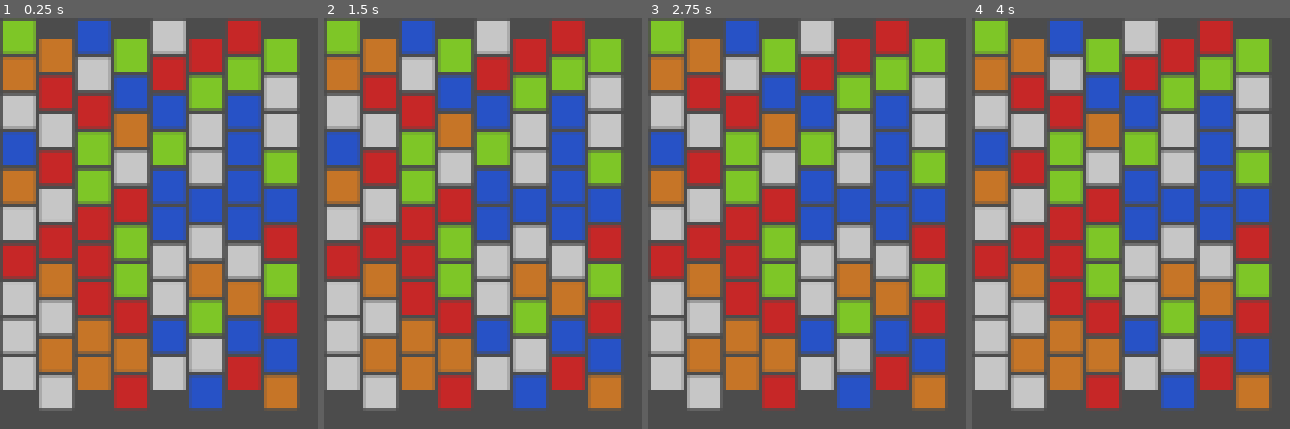
Above: before the commit, frames 1-4 (left to right).
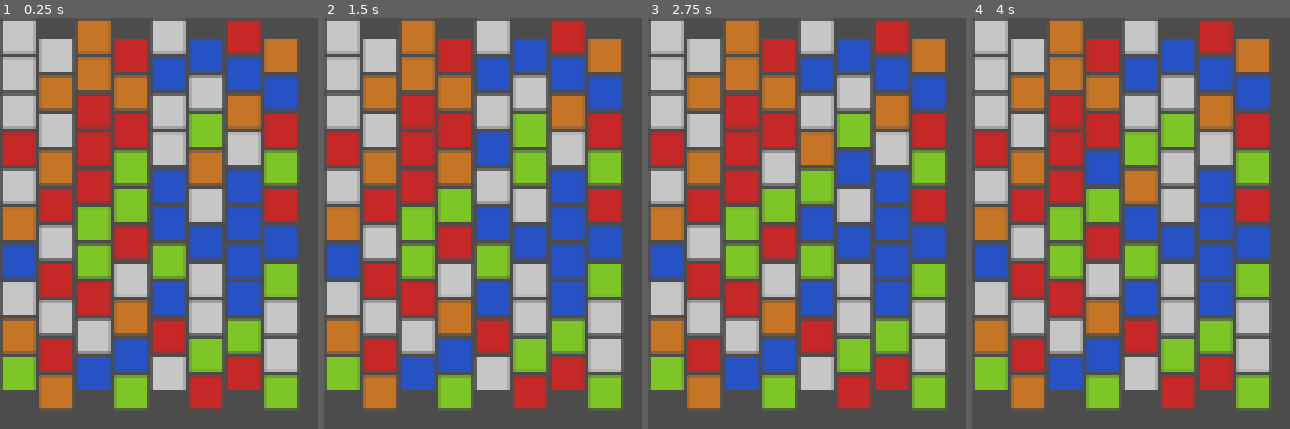
Above: after the commit, the same moments.

Repository: umxprime/puzzlebattles
Game: Godot game, scene res://Main.tscn
The game is run twice, just before and just after one commit, with the same random seed, the same clock (stepped at 60 frames per second) and the same inputs.
Inputs (mouse positions are in pixels of both pictures, inside the frame that each line leads up to):
- Up to frame 1 (0.25 s): no input
- Up to frame 2 (1.5 s): tap Enter at 0.5 s; move the mouse to (outside the picture) at 0.52 s; click (outside the picture) at 0.67 s; tap Space at 1.25 s; move the mouse to (outside the picture) at 1.27 s; click (outside the picture) at 1.42 s
- Up to frame 3 (2.75 s): tap Enter at 2 s; move the mouse to (outside the picture) at 2.02 s; click (outside the picture) at 2.17 s
- Up to frame 4 (4 s): tap Space at 2.75 s; move the mouse to (outside the picture) at 2.77 s; click (outside the picture) at 2.92 s; tap Enter at 3.5 s; move the mouse to (outside the picture) at 3.52 s; click (outside the picture) at 3.67 s

The runs differ from the first frame. In frame 1, 55% of the frame differs, in the area x 0-94%, y 0-96%; in frame 2, 56%; in frame 3, 55%; in frame 4, 55%.

Commit message:
Set grid cursor and rotate diamonds with mouse press

Diff:
--- a/Block.tscn
+++ b/Block.tscn
@@ -1,4 +1,6 @@
-[gd_scene load_steps=9 format=2]
+[gd_scene load_steps=10 format=2]
+
+[ext_resource path="res://Nodes/BlockNode.gd" type="Script" id=1]
 
 [sub_resource type="VisualShaderNodeColorUniform" id=1]
 output_port_for_preview = 0
@@ -65,7 +67,8 @@
 shader = SubResource( 2 )
 shader_param/ColorUniform = Color( 0.78, 0.78, 0.78, 1 )
 
-[node name="Node2D" type="Node2D"]
+[node name="BlockNode" type="Node2D"]
+script = ExtResource( 1 )
 
 [node name="A" type="MeshInstance2D" parent="."]
 visible = false
--- a/Models/GridModel.gd
+++ b/Models/GridModel.gd
@@ -6,6 +6,8 @@
 	func _init(row:int, column:int):
 		self.row = row
 		self.column = column
+	func _to_string():
+		return "row:%d,column:%d" % [self.row, self.column]
 	func copy() -> GridCoordinate:
 		return GridCoordinate.new(row, column)
 
@@ -16,23 +18,26 @@
 		_grid = grid
 		_pos = pos
 	func position()->GridCoordinate:
-		return _pos
+		return _pos.copy()
 	func moveTo(direction:int):
 		var newPos = _pos.copy()
 		match direction:
 			Direction.Up:
-				newPos.y += 1
+				newPos.row += 1
 			Direction.Down:
-				newPos.y -= 1
+				newPos.row -= 1
 			Direction.Left:
-				newPos.x -= 1
+				newPos.column -= 1
 			Direction.Right:
-				newPos.x += 1
-		if (newPos.x < 1 || newPos.x == _grid.columns() - 1):
+				newPos.column += 1
+		setPosition(newPos)
+	func setPosition(pos:GridCoordinate):
+		if (pos.column < 1 || pos.column == _grid.columns() - 1):
 			return
-		if (newPos.y < 0 || newPos.y == _grid.rows() - 1):
+		if (pos.row < 0 || pos.row == _grid.rows() - 1):
 			return
-		_pos = newPos
+		_pos.column = pos.column
+		_pos.row = pos.row
 
 class Cell:
 	enum BlockType {
@@ -53,12 +58,12 @@
 		_grid = grid
 		_type = type
 	func position() -> GridCoordinate:
-		return _pos
+		return _pos.copy()
 	func setPosition(pos:GridCoordinate):
 		_pos.row = pos.row
 		_pos.column = pos.column
 	func cellAt(location:int) -> Cell:
-		var pos = _pos.copy()
+		var pos = position()
 		match location:
 			Location.Over:
 				pos.row += 1
@@ -66,11 +71,17 @@
 				pos.row -= 1
 			Location.LeftSide:
 				pos.column -= 1
+				if pos.column%2==1:
+					pos.row +=1
 			Location.RightSide:
 				pos.column += 1
+				if pos.column%2==1:
+					pos.row +=1
 			_:
 				return null
 		return _grid.cellAt(pos)
+	func process(delta):
+		pass
 
 
 enum Location {
@@ -116,9 +127,11 @@
 func move(cell:Cell, pos:GridCoordinate):
 	cell.setPosition(pos)
 	_cells[cellIndex(pos)] = cell
+func cursor()->CursorModel:
+	return _cursor
 func swap(from:Cell, to:Cell):
-	var fromPos = from.position().copy()
-	var toPos = to.position().copy()
+	var fromPos = from.position()
+	var toPos = to.position()
 	move(from, toPos)
 	move(to, fromPos)
 func rotate(rotation:int):
@@ -147,17 +160,3 @@
 			type = randi() % (Cell.BlockType.U-Cell.BlockType.A+1) + Cell.BlockType.A
 			cell = Cell.new(self, pos, type)
 			_cells.append(cell)
-
-# Declare member variables here. Examples:
-# var a = 2
-# var b = "text"
-
-
-# Called when the node enters the scene tree for the first time.
-func _ready():
-	pass # Replace with function body.
-
-
-# Called every frame. 'delta' is the elapsed time since the previous frame.
-#func _process(delta):
-#	pass
--- /dev/null
+++ b/Nodes/BlockNode.gd
@@ -0,0 +1,48 @@
+extends Node2D
+
+class_name BlockNode
+
+var _cell:GridModel.Cell
+var _visible:bool = true
+
+func init(cell:GridModel.Cell):
+	_cell = cell
+	_node().visible = _visible
+	updatePosition()
+
+func updatePosition():
+	var x:int = _cell.position().column*16 + 8
+	var y:int = (_cell._grid.rows()-_cell.position().row-1)*16 + 8 + (_cell.position().column%2) * 8
+	position = Vector2(x, y)
+
+func setVisible(value:bool):
+	if value == _visible:
+		return
+	_visible = value
+	var node:Node2D = _node()
+	if node == null:
+		return
+	node.visible = value
+
+func _node() -> Node2D:
+	match _cell._type:
+		GridModel.Cell.BlockType.A:
+			return get_node("A") as Node2D
+		GridModel.Cell.BlockType.E:
+			return get_node("E") as Node2D
+		GridModel.Cell.BlockType.I:
+			return get_node("I") as Node2D
+		GridModel.Cell.BlockType.O:
+			return get_node("O") as Node2D
+		GridModel.Cell.BlockType.U:
+			return get_node("U") as Node2D
+		_:
+			return null
+
+func _ready():
+	pass # Replace with function body.
+
+func _input(event):
+	if event is InputEventMouseMotion:
+		if make_input_local(event).position.length_squared() < 64:
+			_cell._grid.cursor().setPosition(_cell.position())
--- a/Nodes/GridNode.gd
+++ b/Nodes/GridNode.gd
@@ -1,10 +1,6 @@
 extends Node2D
 
 class_name GridNode
-
-# Declare member variables here. Examples:
-# var a = 2
-# var b = "text"
 
 var _block = preload("res://Block.tscn")
 var _gridModel:GridModel
@@ -17,23 +13,18 @@
 	for row in range(0,_gridModel.rows()):
 		for column in range(0,_gridModel.columns()):
 			var cell = _gridModel.cellAt(GridModel.GridCoordinate.new(row,column))
-			var blockInstance:Node2D = _block.instance()
-			blockInstance.position = Vector2(column*16 + 8, row*16 + 8 + (column%2) * 8)
-			match cell._type:
-				cell.BlockType.A:
-					blockInstance.get_node("A").visible = true
-				cell.BlockType.E:
-					blockInstance.get_node("E").visible = true
-				cell.BlockType.I:
-					blockInstance.get_node("I").visible = true
-				cell.BlockType.O:
-					blockInstance.get_node("O").visible = true
-				cell.BlockType.U:
-					blockInstance.get_node("U").visible = true
-			add_child(blockInstance)
-	pass # Replace with function body.
+			var block:BlockNode = _block.instance()
+			block.init(cell)
+			add_child(block)
 
-
-# Called every frame. 'delta' is the elapsed time since the previous frame.
-#func _process(delta):
-#	pass
+func _input(event):
+	if event is InputEventMouseButton:
+		if event.pressed:
+			print("",event.button_index)
+			if event.button_index == 1:
+				_gridModel.rotate(GridModel.Rotation.Clockwise)
+			else:
+				_gridModel.rotate(GridModel.Rotation.CounterClockwize)
+			for child in get_children():
+				if child is BlockNode:
+					(child as BlockNode).updatePosition()
--- a/project.godot
+++ b/project.godot
@@ -9,6 +9,11 @@
 config_version=4
 
 _global_script_classes=[ {
+"base": "Node2D",
+"class": "BlockNode",
+"language": "GDScript",
+"path": "res://Nodes/BlockNode.gd"
+}, {
 "base": "Reference",
 "class": "GridModel",
 "language": "GDScript",
@@ -25,6 +30,7 @@
 "path": "res://Nodes/Root.gd"
 } ]
 _global_script_class_icons={
+"BlockNode": "",
 "GridModel": "",
 "GridNode": "",
 "Root": ""
